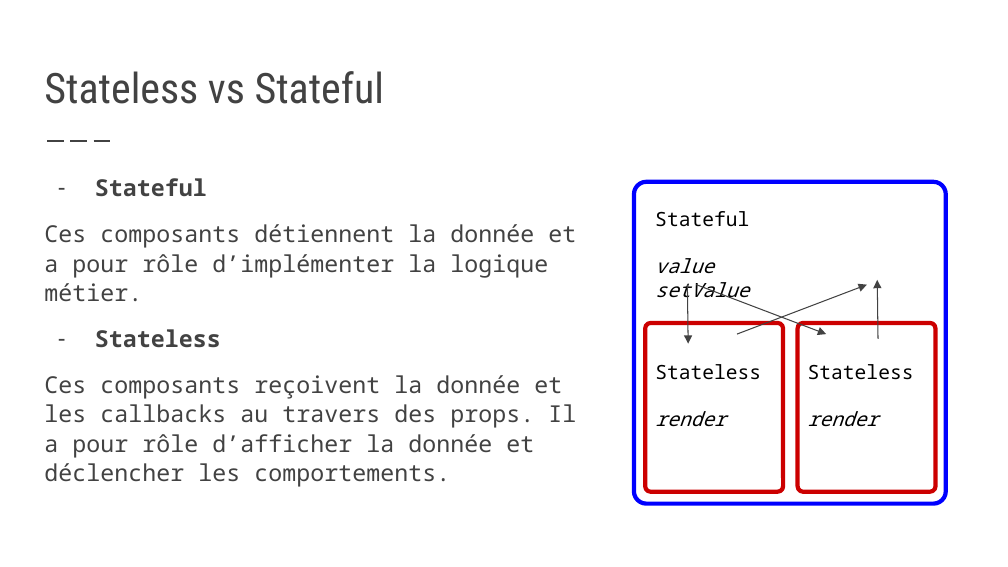
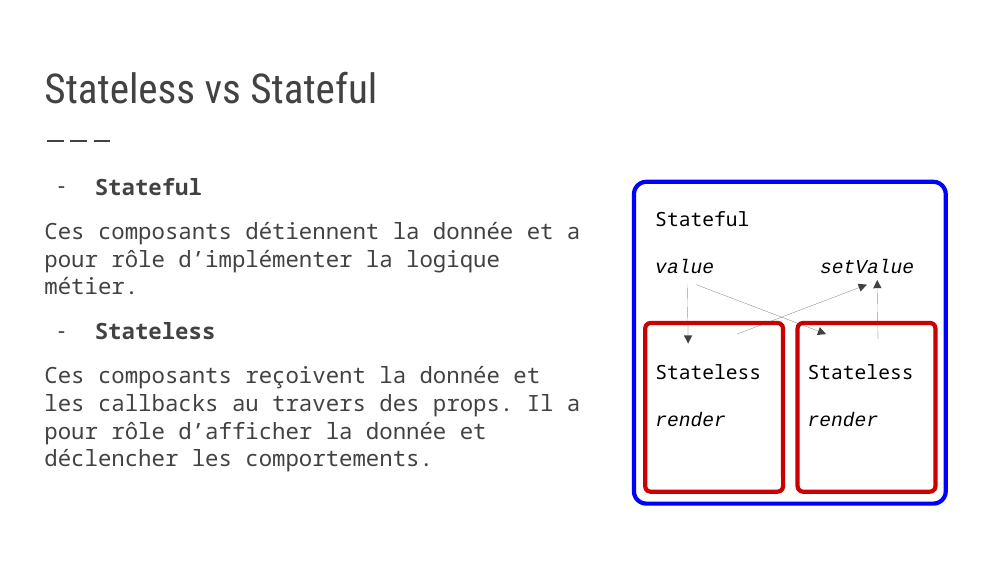
Before and after one commit to Zenika-Training/formation-react-sur-mesure, a slide deck: slide 17 of Slides&TPs.pptx. Drawn at 1008x567 pixels with LibreOffice and Linux fonts; fonts in the diff are those of the drawing. Boxes give left, top, right and bottom in pixels: in the first picture for what was removed or moved away, otherwise in the second. Text is boxed around its words. In the diff, an @@ line names an element or a change of style, - is before the commit and + after.

```diff
--- a/Slides&TPs.pptx
+++ b/Slides&TPs.pptx
@@ title "Stateless vs Stateful" at [44,71,377,104]: size 30 to 29.4 pt @@
@@ text "Stateful" at [44,178,580,472]: size 16.6 to 16 pt; line spacing 1.05 to 1.03; less space between paragraphs @@
@@ text at [655,259,914,274]: font Noto Sans Mono to Courier New in "value setValue" @@
@@ text at [655,412,726,427]: font Noto Sans Mono to Courier New in "render" @@
@@ text at [808,412,879,427]: font Noto Sans Mono to Courier New in "render" @@
```
Also in this commit, not shown: 38 other slides changed, 2 slides added, 2 other files.
